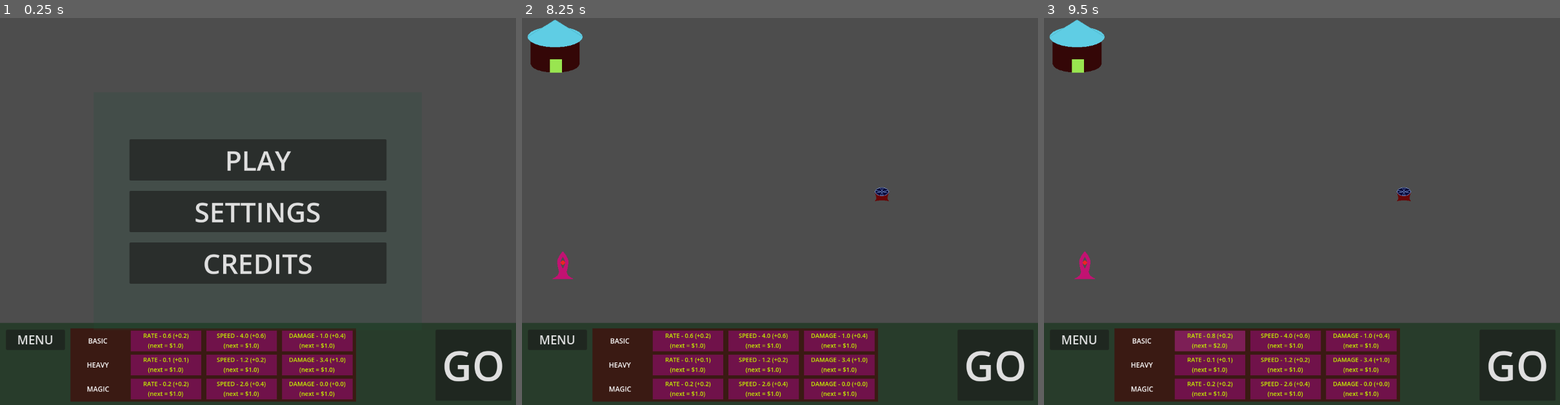
Above: before the commit, frames 1-3 (left to right).
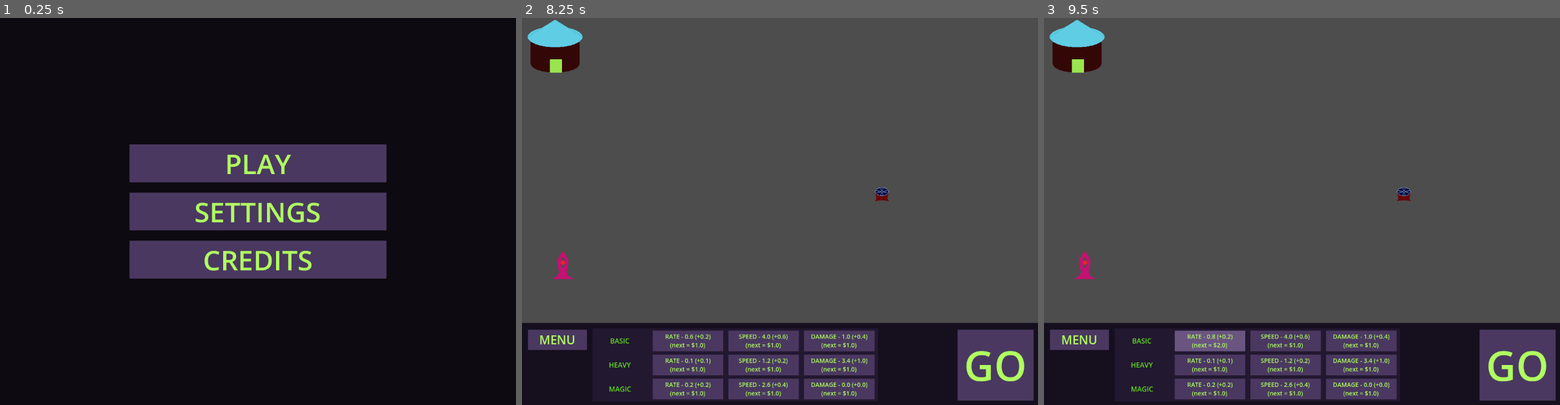
Above: after the commit, the same moments.

Repository: Wake1st/anti-tower
Game: Godot game, scene res://scenes/main.tscn
The game is run twice, just before and just after one commit, with the same random seed, the same clock (stepped at 60 frames per second) and the same inputs.
Inputs (mouse positions are in pixels of both pictures, inside the frame that each line leads up to):
- Up to frame 1 (0.25 s): no input
- Up to frame 2 (8.25 s): click (687, 339) at 0.5 s; click (764, 339) at 1.25 s; click (841, 339) at 2 s; click (687, 366) at 2.75 s; click (764, 366) at 3.5 s; click (841, 366) at 4.25 s; click (687, 389) at 5 s; click (764, 389) at 5.75 s; click (841, 389) at 6.5 s; click "MENU" at 7.25 s; click "PLAY" at 8 s
- Up to frame 3 (9.5 s): click (1209, 339) at 8.75 s

The runs differ from the first frame. In frame 1, 100% of the frame differs, in the area x 0-100%, y 0-100%; in frame 2, 21%; in frame 3, 21%.

Commit message:
implement theme; fixing broke ui; init score screen

Diff:
--- /dev/null
+++ b/assets/themes/button_theme.tres
@@ -0,0 +1,20 @@
+[gd_resource type="Theme" format=3 uid="uid://b6ynjc8svelca"]
+
+[sub_resource type="StyleBoxFlat" id="StyleBoxFlat_s3jhx"]
+bg_color = Color(0.41568628, 0.33333334, 0.5019608, 1)
+
+[sub_resource type="StyleBoxFlat" id="StyleBoxFlat_gn246"]
+bg_color = Color(0.2901961, 0.21960784, 0.3764706, 1)
+
+[sub_resource type="StyleBoxFlat" id="StyleBoxFlat_6dm6g"]
+bg_color = Color(0.050980393, 0.039215688, 0.07058824, 1)
+
+[resource]
+Button/colors/font_color = Color(0.6901961, 1, 0.3764706, 1)
+Button/colors/font_hover_color = Color(0.6901961, 1, 0.3764706, 1)
+Button/colors/font_pressed_color = Color(0.6901961, 1, 0.3764706, 1)
+Button/font_sizes/font_size = 64
+Button/styles/hover = SubResource("StyleBoxFlat_s3jhx")
+Button/styles/normal = SubResource("StyleBoxFlat_gn246")
+Button/styles/normprint__prog_____progress_al = null
+Button/styles/pressed = SubResource("StyleBoxFlat_6dm6g")
--- a/scenes/game.gd
+++ b/scenes/game.gd
@@ -3,10 +3,12 @@
 
 
 signal return_to_main()
+signal next_level_selected()
 
 @onready var pause_menu_ui: PauseMenuUI = %PauseMenuUI
 @onready var settings_menu_ui: SettingsMenuUI = %SettingsMenuUI
-@onready var build_panel: BuildPanel = %BuildPanel
+@onready var build_panel_ui: BuildPanelUI = %BuildPanelUI
+@onready var score_panel_ui: ScorePanelUI = %ScorePanelUI
 @onready var level: Level
 
 
@@ -25,8 +27,11 @@
 	pause_menu_ui.menu_selected.connect(_handle_menu_selected)
 	settings_menu_ui.return_selected.connect(_handle_return_selected)
 
-	build_panel.pause_selected.connect(_handle_pause_selected)
-	build_panel.start_selected.connect(_handle_start_selected)
+	build_panel_ui.pause_selected.connect(_handle_pause_selected)
+	build_panel_ui.start_selected.connect(_handle_start_selected)
+
+	score_panel_ui.menu_selected.connect(_handle_menu_selected)
+	score_panel_ui.next_selected.connect(_handle_next_level)
 
 
 func _input(event) -> void:
@@ -47,6 +52,10 @@
 func _handle_menu_selected() -> void:
 	# exit level
 	return_to_main.emit()
+
+
+func _handle_next_level() -> void:
+	next_level_selected.emit()
 
 
 func _handle_return_selected() -> void:
--- a/scenes/game.tscn
+++ b/scenes/game.tscn
@@ -1,7 +1,8 @@
 [gd_scene format=3 uid="uid://bkrjxoqlakabm"]
 
 [ext_resource type="Script" uid="uid://g5t35odn7ho1" path="res://scenes/game.gd" id="1_iywne"]
-[ext_resource type="PackedScene" uid="uid://4daxmvub6vv7" path="res://ui/gameplay/build_panel.tscn" id="3_u5sy4"]
+[ext_resource type="PackedScene" uid="uid://cb5c84l84irfg" path="res://ui/gameplay/score_panel_ui.tscn" id="3_iywne"]
+[ext_resource type="PackedScene" uid="uid://4daxmvub6vv7" path="res://ui/gameplay/build_panel_ui.tscn" id="3_u5sy4"]
 [ext_resource type="PackedScene" uid="uid://d3vyqpubrioi3" path="res://ui/menus/pause_menu_ui.tscn" id="4_gee14"]
 [ext_resource type="PackedScene" uid="uid://dn24f3wk3futr" path="res://ui/menus/settings_menu_ui.tscn" id="5_0tnpc"]
 
@@ -10,7 +11,10 @@
 
 [node name="GameplayCanvas" type="CanvasLayer" parent="." unique_id=1995045689]
 
-[node name="BuildPanel" parent="GameplayCanvas" unique_id=612374130 instance=ExtResource("3_u5sy4")]
+[node name="BuildPanelUI" parent="GameplayCanvas" unique_id=612374130 instance=ExtResource("3_u5sy4")]
+unique_name_in_owner = true
+
+[node name="ScorePanelUI" parent="GameplayCanvas" unique_id=1689028540 instance=ExtResource("3_iywne")]
 unique_name_in_owner = true
 
 [node name="MenuCanvas" type="CanvasLayer" parent="." unique_id=330982563]
@@ -18,9 +22,9 @@
 [node name="PauseMenuUI" parent="MenuCanvas" unique_id=789262559 instance=ExtResource("4_gee14")]
 unique_name_in_owner = true
 visible = false
-mouse_filter = 1
+mouse_filter = 2
 
 [node name="SettingsMenuUI" parent="MenuCanvas" unique_id=1973352614 instance=ExtResource("5_0tnpc")]
 unique_name_in_owner = true
 visible = false
-mouse_filter = 1
+mouse_filter = 2
--- a/scenes/main.gd
+++ b/scenes/main.gd
@@ -21,12 +21,12 @@
 
 	main_menu.play_level.connect(_handle_level_selected)
 	game.return_to_main.connect(_handle_return_selected)
+	game.next_level_selected.connect(_handle_next_level)
 
 
 func _process(_delta) -> void:
 	var progress = []
 	ResourceLoader.load_threaded_get_status(scene_path, progress)
-	print("prog: ", progress)
 
 	if progress[0] == 1:
 		# set new scene
@@ -36,30 +36,24 @@
 		# connect the signals
 		game.run(current_scene)
 
-		# flip
-		main_menu.visible = false
-
 
 func _handle_return_selected() -> void:
-	main_menu.visible = true
+	main_menu.open()
+	get_tree().paused = false
 
 
 func _handle_level_selected() -> void:
 	_load_scene(scene_path)
 
 
-#func _handle_replay_level() -> void:
-	#_load_scene(scene_path)
-
-
-#func _handle_next_level() -> void:
-	#var next_level_index = levels.rfind(scene_path) + 1
-	#if next_level_index == levels.size():
-		## game over man
-		#next_level_index = 0
-	#else:
-		#var path = levels[next_level_index]
-		#_load_scene(path)
+func _handle_next_level() -> void:
+	var next_level_index = levels.rfind(scene_path) + 1
+	if next_level_index == levels.size():
+		# game over man
+		next_level_index = 0
+	else:
+		var path = levels[next_level_index]
+		_load_scene(path)
 
 
 func _load_scene(path: String) -> void:
--- a/scenes/main_menu.gd
+++ b/scenes/main_menu.gd
@@ -11,6 +11,10 @@
 var control: Control
 
 
+func open() -> void:
+	main_menu_ui.visible = true
+
+
 func _ready() -> void:
 	main_menu_ui.play_selected.connect(_handle_play_selected)
 	main_menu_ui.settings_selected.connect(_handle_settings_selected)
@@ -21,6 +25,7 @@
 
 
 func _handle_play_selected() -> void:
+	main_menu_ui.visible = false
 	play_level.emit()
 
 
--- a/scenes/main_menu.tscn
+++ b/scenes/main_menu.tscn
@@ -9,13 +9,13 @@
 script = ExtResource("1_bqqt6")
 
 [node name="MainMenuUI" parent="." unique_id=1029722067 instance=ExtResource("2_wu84c")]
-mouse_filter = 1
+mouse_filter = 2
 
 [node name="SettingsMenuUI" parent="." unique_id=1973352614 instance=ExtResource("3_8ln24")]
 process_mode = 0
 visible = false
-mouse_filter = 1
+mouse_filter = 2
 
 [node name="CreditsMenuUI" parent="." unique_id=118515599 instance=ExtResource("4_wu84c")]
 visible = false
-mouse_filter = 1
+mouse_filter = 2
--- a/ui/gameplay/btn_upgrade.gd
+++ b/ui/gameplay/btn_upgrade.gd
@@ -7,8 +7,6 @@
 @export var upgrade_type: Types.Upgrade
 @export var spawn_type: Types.Spawn
 
-@onready var label: Label = %Label
-
 
 func _ready() -> void:
 	update_ui()
@@ -17,7 +15,7 @@
 func update_ui() -> void:
 	disabled = UpgradeLibrary.get_cost(spawn_type, upgrade_type) > Score.points
 
-	label.text = TEMPLATE % [
+	text = TEMPLATE % [
 		Types.Upgrade.find_key(upgrade_type),
 		UpgradeLibrary.value(spawn_type, upgrade_type),
 		UpgradeLibrary.get_rate(spawn_type, upgrade_type),
--- a/ui/gameplay/btn_upgrade.tscn
+++ b/ui/gameplay/btn_upgrade.tscn
@@ -1,5 +1,6 @@
 [gd_scene format=3 uid="uid://g5ur46er5jwy"]
 
+[ext_resource type="Theme" uid="uid://b6ynjc8svelca" path="res://assets/themes/button_theme.tres" id="1_3qhth"]
 [ext_resource type="Script" uid="uid://dr35ec1gaxus" path="res://ui/gameplay/btn_upgrade.gd" id="1_xhln0"]
 
 [node name="BtnUpgrade" type="Button" unique_id=173683713]
@@ -9,32 +10,9 @@
 anchor_bottom = 1.0
 grow_horizontal = 2
 grow_vertical = 2
+theme = ExtResource("1_3qhth")
+theme_override_font_sizes/font_size = 14
+text = "RATE"
 script = ExtResource("1_xhln0")
 
-[node name="ColorRect" type="ColorRect" parent="." unique_id=858233899]
-layout_mode = 1
-anchors_preset = 15
-anchor_right = 1.0
-anchor_bottom = 1.0
-grow_horizontal = 2
-grow_vertical = 2
-mouse_filter = 1
-color = Color(0.98039216, 0.019607844, 0.65882355, 0.34901962)
-
-[node name="Label" type="Label" parent="ColorRect" unique_id=1420388200]
-unique_name_in_owner = true
-layout_mode = 1
-anchors_preset = 15
-anchor_right = 1.0
-anchor_bottom = 1.0
-grow_horizontal = 2
-grow_vertical = 2
-size_flags_vertical = 1
-mouse_filter = 1
-theme_override_colors/font_color = Color(0.7764706, 0.9490196, 0, 1)
-theme_override_font_sizes/font_size = 14
-text = "RATE"
-horizontal_alignment = 1
-vertical_alignment = 1
-
 [connection signal="pressed" from="." to="." method="_on_pressed"]
--- a/ui/gameplay/build_panel.gd
+++ b/ui/gameplay/build_panel_ui.gd
@@ -1,4 +1,4 @@
-class_name BuildPanel
+class_name BuildPanelUI
 extends Control
 
 
--- a/ui/gameplay/build_panel.tscn
+++ b/ui/gameplay/build_panel_ui.tscn
@@ -1,9 +1,10 @@
 [gd_scene format=3 uid="uid://4daxmvub6vv7"]
 
-[ext_resource type="Script" uid="uid://cyp0vsknbcoxc" path="res://ui/gameplay/build_panel.gd" id="1_qbvjw"]
-[ext_resource type="PackedScene" uid="uid://g5ur46er5jwy" path="res://ui/gameplay/btn_upgrade.tscn" id="5_eq54d"]
+[ext_resource type="Script" uid="uid://cyp0vsknbcoxc" path="res://ui/gameplay/build_panel_ui.gd" id="1_k2r3w"]
+[ext_resource type="PackedScene" uid="uid://g5ur46er5jwy" path="res://ui/gameplay/btn_upgrade.tscn" id="2_u3jch"]
+[ext_resource type="Theme" uid="uid://b6ynjc8svelca" path="res://assets/themes/button_theme.tres" id="3_u3jch"]
 
-[node name="BuildPanel" type="Control" unique_id=612374130]
+[node name="BuildPanelUI" type="Control" unique_id=612374130]
 layout_mode = 3
 anchors_preset = 15
 anchor_right = 1.0
@@ -11,7 +12,7 @@
 grow_horizontal = 2
 grow_vertical = 2
 mouse_filter = 1
-script = ExtResource("1_qbvjw")
+script = ExtResource("1_k2r3w")
 
 [node name="ColorRect" type="ColorRect" parent="." unique_id=1417002996]
 layout_mode = 1
@@ -23,7 +24,7 @@
 grow_horizontal = 2
 grow_vertical = 0
 mouse_filter = 1
-color = Color(0.15686275, 0.23529412, 0.16862746, 1)
+color = Color(0.08235294, 0.05882353, 0.11764706, 1)
 
 [node name="ColorRect" type="ColorRect" parent="ColorRect" unique_id=718552275]
 layout_mode = 1
@@ -37,7 +38,7 @@
 grow_horizontal = 2
 grow_vertical = 2
 mouse_filter = 1
-color = Color(0.27, 0.021599997, 0.021599997, 0.627451)
+color = Color(0.13333334, 0.09411765, 0.1882353, 1)
 
 [node name="UpgradeContainer" type="VBoxContainer" parent="ColorRect" unique_id=901019151]
 layout_mode = 1
@@ -60,20 +61,21 @@
 [node name="LblBasic" type="Label" parent="ColorRect/UpgradeContainer/BasicContainer" unique_id=2035907385]
 custom_minimum_size = Vector2(128, 48)
 layout_mode = 2
+theme_override_colors/font_color = Color(0.3764706, 0.8666667, 0.1254902, 1)
 text = "BASIC"
 horizontal_alignment = 1
 vertical_alignment = 1
 
-[node name="BtnBasicRate" parent="ColorRect/UpgradeContainer/BasicContainer" unique_id=173683713 instance=ExtResource("5_eq54d")]
+[node name="BtnBasicRate" parent="ColorRect/UpgradeContainer/BasicContainer" unique_id=173683713 instance=ExtResource("2_u3jch")]
 layout_mode = 2
 spawn_type = 1
 
-[node name="BtnBasicSpeed" parent="ColorRect/UpgradeContainer/BasicContainer" unique_id=425356437 instance=ExtResource("5_eq54d")]
+[node name="BtnBasicSpeed" parent="ColorRect/UpgradeContainer/BasicContainer" unique_id=425356437 instance=ExtResource("2_u3jch")]
 layout_mode = 2
 upgrade_type = 1
 spawn_type = 1
 
-[node name="BtnBasicDamage" parent="ColorRect/UpgradeContainer/BasicContainer" unique_id=1184199747 instance=ExtResource("5_eq54d")]
+[node name="BtnBasicDamage" parent="ColorRect/UpgradeContainer/BasicContainer" unique_id=1184199747 instance=ExtResource("2_u3jch")]
 layout_mode = 2
 upgrade_type = 2
 spawn_type = 1
@@ -85,20 +87,21 @@
 [node name="LblHeavy" type="Label" parent="ColorRect/UpgradeContainer/HeavyContainer" unique_id=599718054]
 custom_minimum_size = Vector2(128, 48)
 layout_mode = 2
+theme_override_colors/font_color = Color(0.3764706, 0.8666667, 0.1254902, 1)
 text = "HEAVY"
 horizontal_alignment = 1
 vertical_alignment = 1
 
-[node name="BtnHeavyRate" parent="ColorRect/UpgradeContainer/HeavyContainer" unique_id=1454690622 instance=ExtResource("5_eq54d")]
+[node name="BtnHeavyRate" parent="ColorRect/UpgradeContainer/HeavyContainer" unique_id=1454690622 instance=ExtResource("2_u3jch")]
 layout_mode = 2
 spawn_type = 2
 
-[node name="BtnHeavySpeed" parent="ColorRect/UpgradeContainer/HeavyContainer" unique_id=99940237 instance=ExtResource("5_eq54d")]
+[node name="BtnHeavySpeed" parent="ColorRect/UpgradeContainer/HeavyContainer" unique_id=99940237 instance=ExtResource("2_u3jch")]
 layout_mode = 2
 upgrade_type = 1
 spawn_type = 2
 
-[node name="BtnHeavyDamage" parent="ColorRect/UpgradeContainer/HeavyContainer" unique_id=900594259 instance=ExtResource("5_eq54d")]
+[node name="BtnHeavyDamage" parent="ColorRect/UpgradeContainer/HeavyContainer" unique_id=900594259 instance=ExtResource("2_u3jch")]
 layout_mode = 2
 upgrade_type = 2
 spawn_type = 2
@@ -110,20 +113,21 @@
 [node name="LblMagic" type="Label" parent="ColorRect/UpgradeContainer/MagicContainer" unique_id=747478297]
 custom_minimum_size = Vector2(128, 48)
 layout_mode = 2
+theme_override_colors/font_color = Color(0.3764706, 0.8666667, 0.1254902, 1)
 text = "MAGIC"
 horizontal_alignment = 1
 vertical_alignment = 1
 
-[node name="BtnMagicRate" parent="ColorRect/UpgradeContainer/MagicContainer" unique_id=1206326394 instance=ExtResource("5_eq54d")]
+[node name="BtnMagicRate" parent="ColorRect/UpgradeContainer/MagicContainer" unique_id=1206326394 instance=ExtResource("2_u3jch")]
 layout_mode = 2
 spawn_type = 3
 
-[node name="BtnMagicSpeed" parent="ColorRect/UpgradeContainer/MagicContainer" unique_id=503737125 instance=ExtResource("5_eq54d")]
+[node name="BtnMagicSpeed" parent="ColorRect/UpgradeContainer/MagicContainer" unique_id=503737125 instance=ExtResource("2_u3jch")]
 layout_mode = 2
 upgrade_type = 1
 spawn_type = 3
 
-[node name="BtnMagicDamage" parent="ColorRect/UpgradeContainer/MagicContainer" unique_id=689794490 instance=ExtResource("5_eq54d")]
+[node name="BtnMagicDamage" parent="ColorRect/UpgradeContainer/MagicContainer" unique_id=689794490 instance=ExtResource("2_u3jch")]
 layout_mode = 2
 upgrade_type = 2
 spawn_type = 3
@@ -137,6 +141,7 @@
 offset_right = 151.0
 offset_bottom = -128.00003
 grow_vertical = 2
+theme = ExtResource("3_u3jch")
 theme_override_font_sizes/font_size = 28
 text = "MENU"
 
@@ -152,6 +157,7 @@
 offset_bottom = -10.0
 grow_horizontal = 0
 grow_vertical = 2
+theme = ExtResource("3_u3jch")
 theme_override_font_sizes/font_size = 96
 text = "GO"
 
--- /dev/null
+++ b/ui/gameplay/score_panel_ui.gd
@@ -0,0 +1,22 @@
+class_name ScorePanelUI
+extends Control
+
+
+signal menu_selected()
+signal next_selected()
+
+@onready var player: AnimationPlayer = $AnimationPlayer
+
+
+func open() -> void:
+	player.play("open")
+
+
+func _on_btn_next_level_pressed() -> void:
+	next_selected.emit()
+	player.play_backwards("open")
+
+
+func _on_btn_main_menu_pressed() -> void:
+	menu_selected.emit()
+	player.play_backwards("open")
--- /dev/null
+++ b/ui/gameplay/score_panel_ui.tscn
@@ -0,0 +1,126 @@
+[gd_scene format=3 uid="uid://cb5c84l84irfg"]
+
+[ext_resource type="Script" uid="uid://cy3bmi2ieoqjv" path="res://ui/gameplay/score_panel_ui.gd" id="1_rh8on"]
+[ext_resource type="Theme" uid="uid://b6ynjc8svelca" path="res://assets/themes/button_theme.tres" id="2_k4nok"]
+
+[sub_resource type="Animation" id="Animation_k4nok"]
+length = 0.001
+tracks/0/type = "bezier"
+tracks/0/imported = false
+tracks/0/enabled = true
+tracks/0/path = NodePath("ColorRect:position:y")
+tracks/0/interp = 1
+tracks/0/loop_wrap = true
+tracks/0/keys = {
+"handle_modes": PackedInt32Array(2),
+"points": PackedFloat32Array(-1000, -0.2, 0, 0.2, 0),
+"times": PackedFloat32Array(0)
+}
+
+[sub_resource type="Animation" id="Animation_rh8on"]
+resource_name = "open"
+length = 0.4
+tracks/0/type = "bezier"
+tracks/0/imported = false
+tracks/0/enabled = true
+tracks/0/path = NodePath("ColorRect:position:y")
+tracks/0/interp = 1
+tracks/0/loop_wrap = true
+tracks/0/keys = {
+"handle_modes": PackedInt32Array(2, 0),
+"points": PackedFloat32Array(-1000, 0, 0, 0, 996.74036, 0, -0.36666667, -3.2596714, 0.2, 0),
+"times": PackedFloat32Array(0, 0.4)
+}
+
+[sub_resource type="AnimationLibrary" id="AnimationLibrary_k4nok"]
+_data = {
+&"RESET": SubResource("Animation_k4nok"),
+&"open": SubResource("Animation_rh8on")
+}
+
+[sub_resource type="StyleBoxFlat" id="StyleBoxFlat_rh8on"]
+bg_color = Color(0.2901961, 0.21960784, 0.3764706, 1)
+
+[node name="ScorePanelUI" type="Control" unique_id=1689028540]
+layout_mode = 3
+anchors_preset = 15
+anchor_right = 1.0
+anchor_bottom = 1.0
+grow_horizontal = 2
+grow_vertical = 2
+mouse_filter = 2
+script = ExtResource("1_rh8on")
+
+[node name="AnimationPlayer" type="AnimationPlayer" parent="." unique_id=1609722280]
+libraries/ = SubResource("AnimationLibrary_k4nok")
+
+[node name="ColorRect" type="ColorRect" parent="." unique_id=131884663]
+layout_mode = 1
+anchors_preset = 15
+anchor_right = 1.0
+anchor_bottom = 1.0
+offset_top = -1000.0
+offset_bottom = -1000.0
+grow_horizontal = 2
+grow_vertical = 2
+color = Color(0.13333334, 0.09411765, 0.1882353, 1)
+
+[node name="Label" type="Label" parent="ColorRect" unique_id=151810905]
+layout_mode = 1
+anchors_preset = 8
+anchor_left = 0.5
+anchor_top = 0.5
+anchor_right = 0.5
+anchor_bottom = 0.5
+offset_left = -562.5
+offset_top = -362.5
+offset_right = 562.5
+offset_bottom = 90.5
+grow_horizontal = 2
+grow_vertical = 2
+theme_override_colors/font_color = Color(0.3764706, 0.8666667, 0.1254902, 1)
+theme_override_font_sizes/font_size = 128
+text = "! EXCELLENT !
+! DESTRUCTION !"
+horizontal_alignment = 1
+vertical_alignment = 1
+
+[node name="BtnNextLevel" type="Button" parent="ColorRect" unique_id=1014032138]
+layout_mode = 1
+anchors_preset = 7
+anchor_left = 0.5
+anchor_top = 1.0
+anchor_right = 0.5
+anchor_bottom = 1.0
+offset_left = 24.0
+offset_top = -330.0
+offset_right = 536.0
+offset_bottom = -144.0
+grow_horizontal = 2
+grow_vertical = 0
+theme_override_colors/font_color = Color(0.6901961, 1, 0.3764706, 1)
+theme_override_font_sizes/font_size = 64
+theme_override_styles/normal = SubResource("StyleBoxFlat_rh8on")
+text = "NEXT LEVEL"
+
+[node name="BtnMainMenu" type="Button" parent="ColorRect" unique_id=72049563]
+layout_mode = 1
+anchors_preset = 7
+anchor_left = 0.5
+anchor_top = 1.0
+anchor_right = 0.5
+anchor_bottom = 1.0
+offset_left = -536.0
+offset_top = -330.0
+offset_right = -24.0
+offset_bottom = -144.0
+grow_horizontal = 2
+grow_vertical = 0
+theme = ExtResource("2_k4nok")
+theme_override_colors/font_color = Color(0.6901961, 1, 0.3764706, 1)
+theme_override_font_sizes/font_size = 64
+theme_override_styles/normal = SubResource("StyleBoxFlat_rh8on")
+text = "MAIN MENU"
+
+[connection signal="pressed" from="ColorRect/BtnNextLevel" to="." method="_on_btn_next_level_pressed"]
+[connection signal="pressed" from="ColorRect/BtnMainMenu" to="." method="_on_btn_main_menu_pressed"]
--- a/ui/menus/credits_menu_ui.gd
+++ b/ui/menus/credits_menu_ui.gd
@@ -9,6 +9,6 @@
 	visible = true
 
 
-func _on_btn_return_pressed():
+func _on_btn_return_pressed() -> void:
 	visible = false
 	return_selected.emit()
--- a/ui/menus/credits_menu_ui.tscn
+++ b/ui/menus/credits_menu_ui.tscn
@@ -1,6 +1,7 @@
 [gd_scene format=3 uid="uid://dy321iwuayi5w"]
 
 [ext_resource type="Script" uid="uid://ddqchmsq8wwhs" path="res://ui/menus/credits_menu_ui.gd" id="1_lafmh"]
+[ext_resource type="Theme" uid="uid://b6ynjc8svelca" path="res://assets/themes/button_theme.tres" id="2_fyl4g"]
 
 [node name="CreditsMenuUI" type="Control" unique_id=118515599]
 layout_mode = 3
@@ -13,18 +14,12 @@
 
 [node name="ColorRect" type="ColorRect" parent="." unique_id=1414910909]
 layout_mode = 1
-anchors_preset = 8
-anchor_left = 0.5
-anchor_top = 0.5
-anchor_right = 0.5
-anchor_bottom = 0.5
-offset_left = -381.75
-offset_top = -276.75
-offset_right = 381.75
-offset_bottom = 276.75
+anchors_preset = 15
+anchor_right = 1.0
+anchor_bottom = 1.0
 grow_horizontal = 2
 grow_vertical = 2
-color = Color(0.10980392, 0.31764707, 0.22352941, 0.1882353)
+color = Color(0.050980393, 0.039215688, 0.07058824, 1)
 
 [node name="VBoxContainer" type="VBoxContainer" parent="ColorRect" unique_id=1839698144]
 layout_mode = 1
@@ -43,8 +38,8 @@
 alignment = 1
 
 [node name="BtnReturn" type="Button" parent="ColorRect/VBoxContainer" unique_id=1522682304]
-process_mode = 2
 layout_mode = 2
+theme = ExtResource("2_fyl4g")
 theme_override_font_sizes/font_size = 64
 text = "RETURN"
 
--- a/ui/menus/main_menu_ui.tscn
+++ b/ui/menus/main_menu_ui.tscn
@@ -1,6 +1,7 @@
 [gd_scene format=3 uid="uid://c2onu8wxyouay"]
 
 [ext_resource type="Script" uid="uid://c3xw2b70mxphf" path="res://ui/menus/main_menu_ui.gd" id="1_5f3v2"]
+[ext_resource type="Theme" uid="uid://b6ynjc8svelca" path="res://assets/themes/button_theme.tres" id="2_mtq34"]
 
 [node name="MainMenuUI" type="Control" unique_id=1029722067]
 layout_mode = 3
@@ -13,18 +14,12 @@
 
 [node name="ColorRect" type="ColorRect" parent="." unique_id=1877641955]
 layout_mode = 1
-anchors_preset = 8
-anchor_left = 0.5
-anchor_top = 0.5
-anchor_right = 0.5
-anchor_bottom = 0.5
-offset_left = -381.75
-offset_top = -276.75
-offset_right = 381.75
-offset_bottom = 276.75
+anchors_preset = 15
+anchor_right = 1.0
+anchor_bottom = 1.0
 grow_horizontal = 2
 grow_vertical = 2
-color = Color(0.10980392, 0.31764707, 0.22352941, 0.1882353)
+color = Color(0.050980393, 0.039215688, 0.07058824, 1)
 
 [node name="VBoxContainer" type="VBoxContainer" parent="ColorRect" unique_id=529302616]
 layout_mode = 1
@@ -44,17 +39,19 @@
 
 [node name="BtnPlay" type="Button" parent="ColorRect/VBoxContainer" unique_id=712140563]
 layout_mode = 2
+theme = ExtResource("2_mtq34")
 theme_override_font_sizes/font_size = 64
 text = "PLAY"
 
 [node name="BtnSettings" type="Button" parent="ColorRect/VBoxContainer" unique_id=1862256054]
 layout_mode = 2
+theme = ExtResource("2_mtq34")
 theme_override_font_sizes/font_size = 64
 text = "SETTINGS"
 
 [node name="BtnCredits" type="Button" parent="ColorRect/VBoxContainer" unique_id=493954794]
-process_mode = 2
 layout_mode = 2
+theme = ExtResource("2_mtq34")
 theme_override_font_sizes/font_size = 64
 text = "CREDITS"
 
--- a/ui/menus/pause_menu_ui.gd
+++ b/ui/menus/pause_menu_ui.gd
@@ -21,4 +21,5 @@
 
 
 func _on_btn_menu_pressed() -> void:
+	visible = false
 	menu_selected.emit()
--- a/ui/menus/pause_menu_ui.tscn
+++ b/ui/menus/pause_menu_ui.tscn
@@ -1,6 +1,7 @@
 [gd_scene format=3 uid="uid://d3vyqpubrioi3"]
 
 [ext_resource type="Script" uid="uid://dqyrkgucbfpi3" path="res://ui/menus/pause_menu_ui.gd" id="1_ahprq"]
+[ext_resource type="Theme" uid="uid://b6ynjc8svelca" path="res://assets/themes/button_theme.tres" id="2_xx0et"]
 
 [node name="PauseMenuUI" type="Control" unique_id=789262559]
 process_mode = 2
@@ -14,18 +15,12 @@
 
 [node name="ColorRect" type="ColorRect" parent="." unique_id=723946132]
 layout_mode = 1
-anchors_preset = 8
-anchor_left = 0.5
-anchor_top = 0.5
-anchor_right = 0.5
-anchor_bottom = 0.5
-offset_left = -381.75
-offset_top = -276.75
-offset_right = 381.75
-offset_bottom = 276.75
+anchors_preset = 15
+anchor_right = 1.0
+anchor_bottom = 1.0
 grow_horizontal = 2
 grow_vertical = 2
-color = Color(0.10980392, 0.31764707, 0.22352941, 0.1882353)
+color = Color(0.050980393, 0.039215688, 0.07058824, 1)
 
 [node name="VBoxContainer" type="VBoxContainer" parent="ColorRect" unique_id=2101460129]
 layout_mode = 1
@@ -45,16 +40,19 @@
 
 [node name="BtnResume" type="Button" parent="ColorRect/VBoxContainer" unique_id=132632659]
 layout_mode = 2
+theme = ExtResource("2_xx0et")
 theme_override_font_sizes/font_size = 64
 text = "RESUME"
 
 [node name="BtnSettings" type="Button" parent="ColorRect/VBoxContainer" unique_id=959403977]
 layout_mode = 2
+theme = ExtResource("2_xx0et")
 theme_override_font_sizes/font_size = 64
 text = "SETTINGS"
 
 [node name="BtnMenu" type="Button" parent="ColorRect/VBoxContainer" unique_id=384478665]
 layout_mode = 2
+theme = ExtResource("2_xx0et")
 theme_override_font_sizes/font_size = 64
 text = "MENU"
 
--- a/ui/menus/settings_menu_ui.tscn
+++ b/ui/menus/settings_menu_ui.tscn
@@ -1,6 +1,7 @@
 [gd_scene format=3 uid="uid://dn24f3wk3futr"]
 
 [ext_resource type="Script" uid="uid://xducmkpo5g3h" path="res://ui/menus/settings_menu_ui.gd" id="1_fud5n"]
+[ext_resource type="Theme" uid="uid://b6ynjc8svelca" path="res://assets/themes/button_theme.tres" id="2_mbr3d"]
 
 [node name="SettingsMenuUI" type="Control" unique_id=1973352614]
 process_mode = 2
@@ -14,18 +15,12 @@
 
 [node name="ColorRect" type="ColorRect" parent="." unique_id=1889217723]
 layout_mode = 1
-anchors_preset = 8
-anchor_left = 0.5
-anchor_top = 0.5
-anchor_right = 0.5
-anchor_bottom = 0.5
-offset_left = -381.75
-offset_top = -276.75
-offset_right = 381.75
-offset_bottom = 276.75
+anchors_preset = 15
+anchor_right = 1.0
+anchor_bottom = 1.0
 grow_horizontal = 2
 grow_vertical = 2
-color = Color(0.10980392, 0.31764707, 0.22352941, 0.1882353)
+color = Color(0.050980393, 0.039215688, 0.07058824, 1)
 
 [node name="VBoxContainer" type="VBoxContainer" parent="ColorRect" unique_id=1261586411]
 layout_mode = 1
@@ -45,6 +40,7 @@
 
 [node name="BtnReturn" type="Button" parent="ColorRect/VBoxContainer" unique_id=1886156370]
 layout_mode = 2
+theme = ExtResource("2_mbr3d")
 theme_override_font_sizes/font_size = 64
 text = "RETURN"
 
Renamed: ui/gameplay/build_panel.gd.uid -> ui/gameplay/build_panel_ui.gd.uid
Not shown, added: ui/gameplay/score_panel_ui.gd.uid
